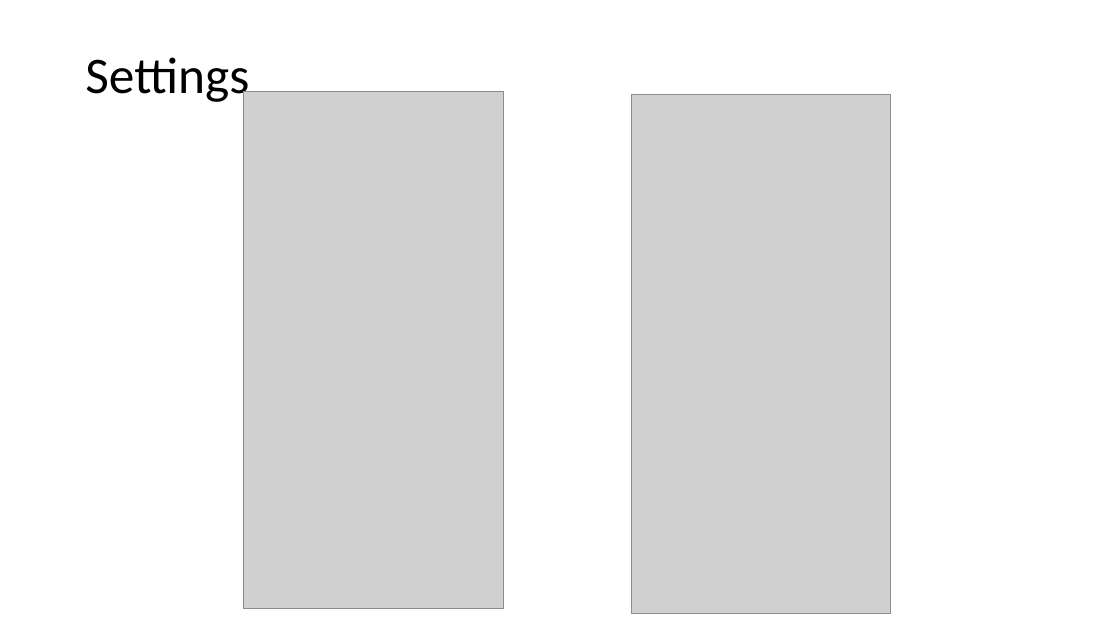
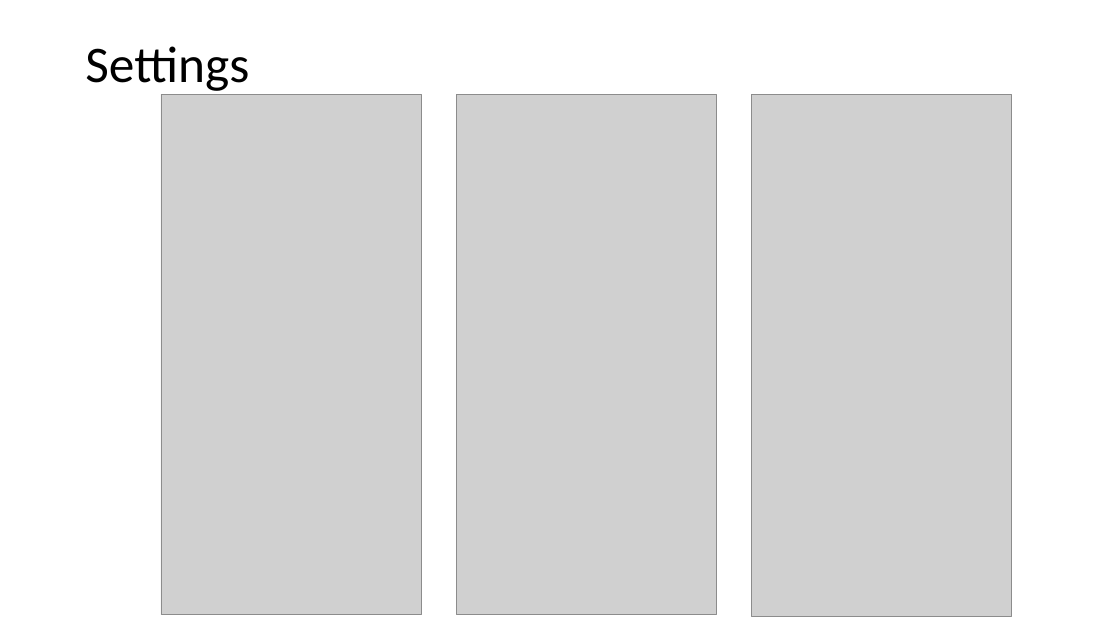
Before and after one commit to thedavidang/CSC4151, a slide deck: slide 7 of Design/Second Progress Report Presentation.pptx. Drawn at 1120x630 pixels with LibreOffice and Linux fonts; fonts in the diff are those of the drawing; grey boxes stand for pictures. Boxes give left, top, right and bottom in pixels: in the first picture for what was removed or moved away, otherwise in the second. Text is boxed around its words. In the diff, an @@ line names an element or a change of style, - is before the commit and + after.

```diff
--- a/Design/Second Progress Report Presentation.pptx
+++ b/Design/Second Progress Report Presentation.pptx
@@ title "Settings": place and size @@
-title "Settings" at [85, 57, 249, 105]
+title "Settings" at [85, 46, 249, 91]
@@ picture: place and size @@
-picture at [244, 92, 503, 609]
+picture at [161, 94, 422, 615]
@@ picture added at [456, 95, 717, 615] @@
@@ picture removed at [631, 95, 891, 614] @@
@@ picture added at [752, 95, 1012, 617] @@
```
Also in this commit, not shown: 6 other slides changed, 47 other files.
